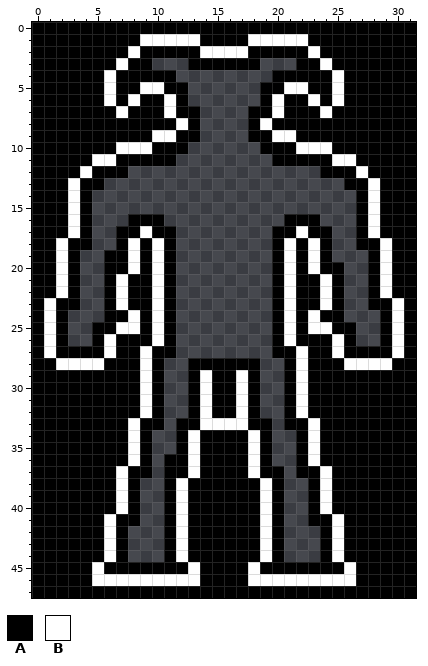
A pixel-art sprite gets an edit: Graphics/hud_soul_beast050.png. Above is the file before it was changed.
The file is 32x48 pixels.
Palette (. is transparent): A #000000  B #ffffff
Once edited:
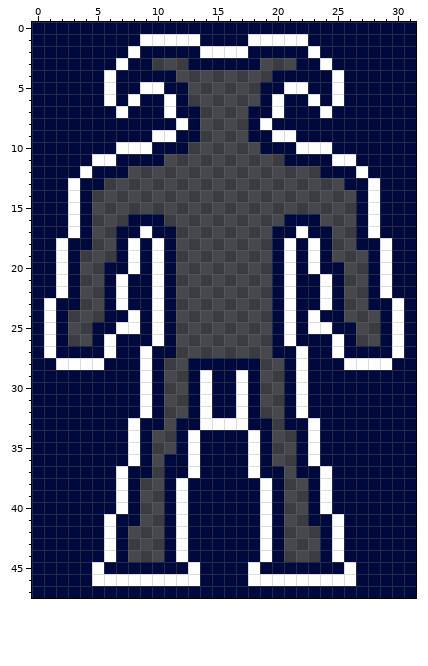
The edit:
Colour A changes from #000000 to #00093d.
The author cleared colour A in row 11 at x 11 and 20; in row 19 at x 6.
Where, in picture pixels (left, top, right, bottom), the same in both pictures:
changed: (32, 22, 416, 598)
